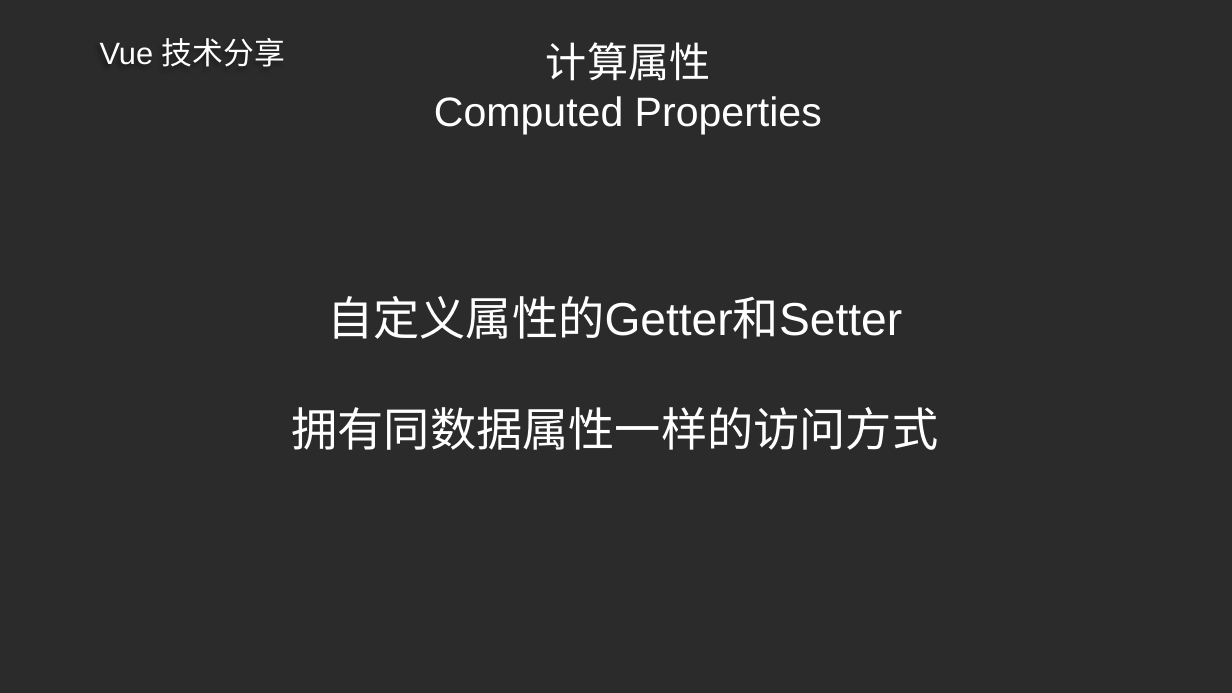
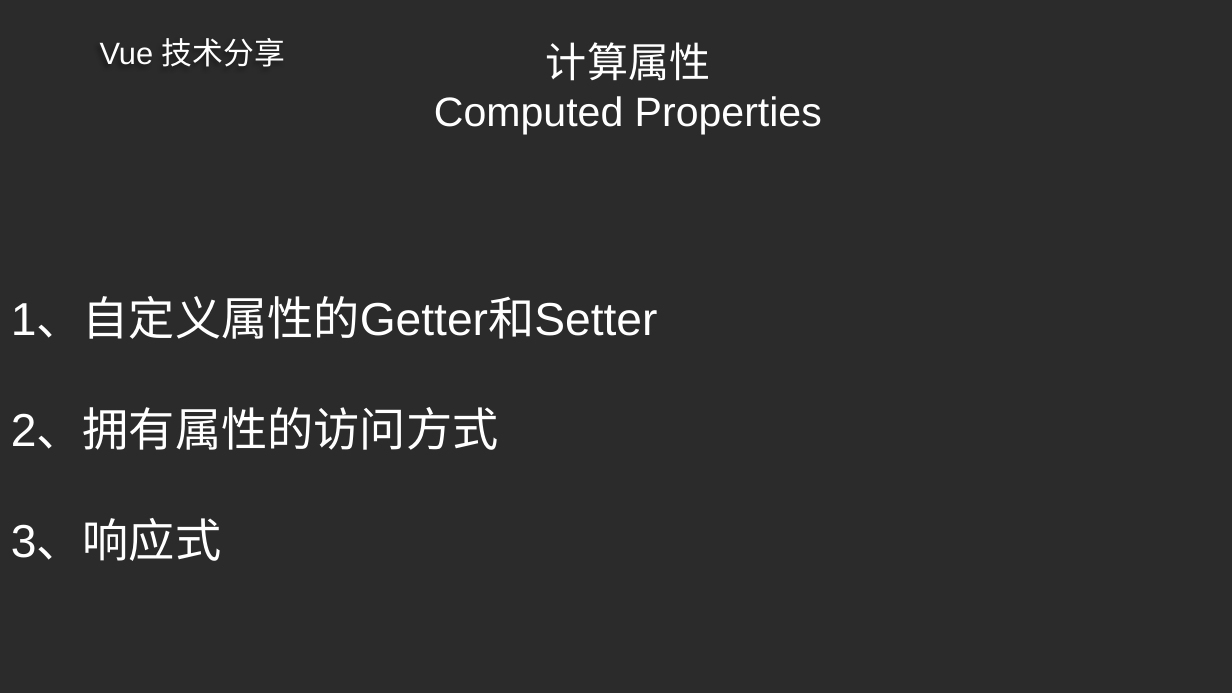
Before and after one commit to ldjdd/traing-library, a slide deck: slide 21 of vue/成稿.pptx. Drawn at 1232x693 pixels with LibreOffice and Linux fonts; fonts in the diff are those of the drawing; background and template pictures are left out; a plain dark background stands for a picture behind light text. Boxes give left, top, right and bottom in pixels: in the first picture for what was removed or moved away, otherwise in the second. Text is boxed around its words. In the diff, an @@ line names an element or a change of style, - is before the commit and + after.

```diff
--- a/vue/成稿.pptx
+++ b/vue/成稿.pptx
@@ text at bbox=[11, 299, 658, 561]: text changed @@
-自定义属性的Getter和Setter
-拥有同数据属性一样的访问方式
+1、自定义属性的Getter和Setter
+2、拥有属性的访问方式
+3、响应式
```
Also in this commit, not shown: 2 other files.
